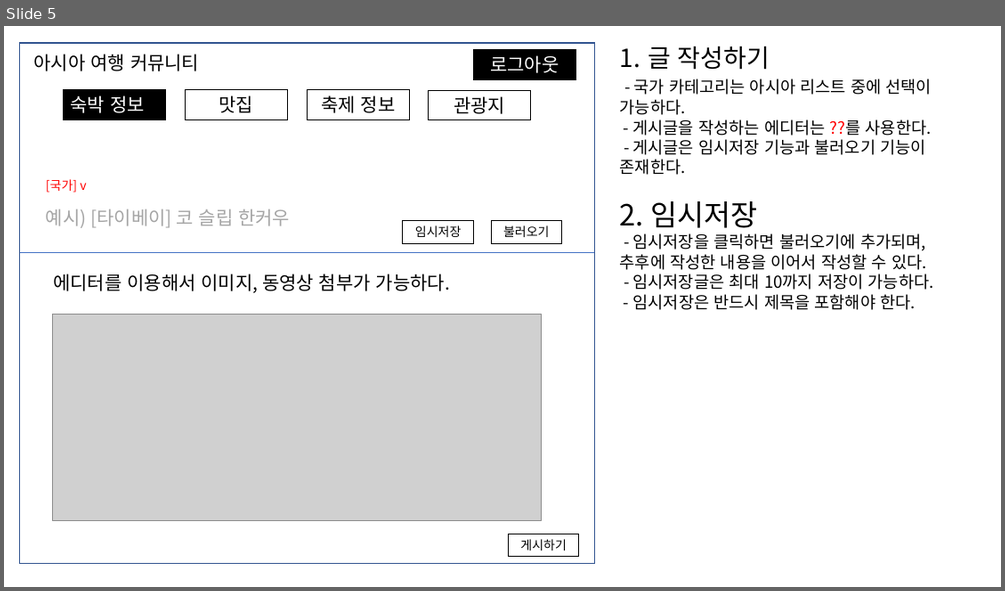
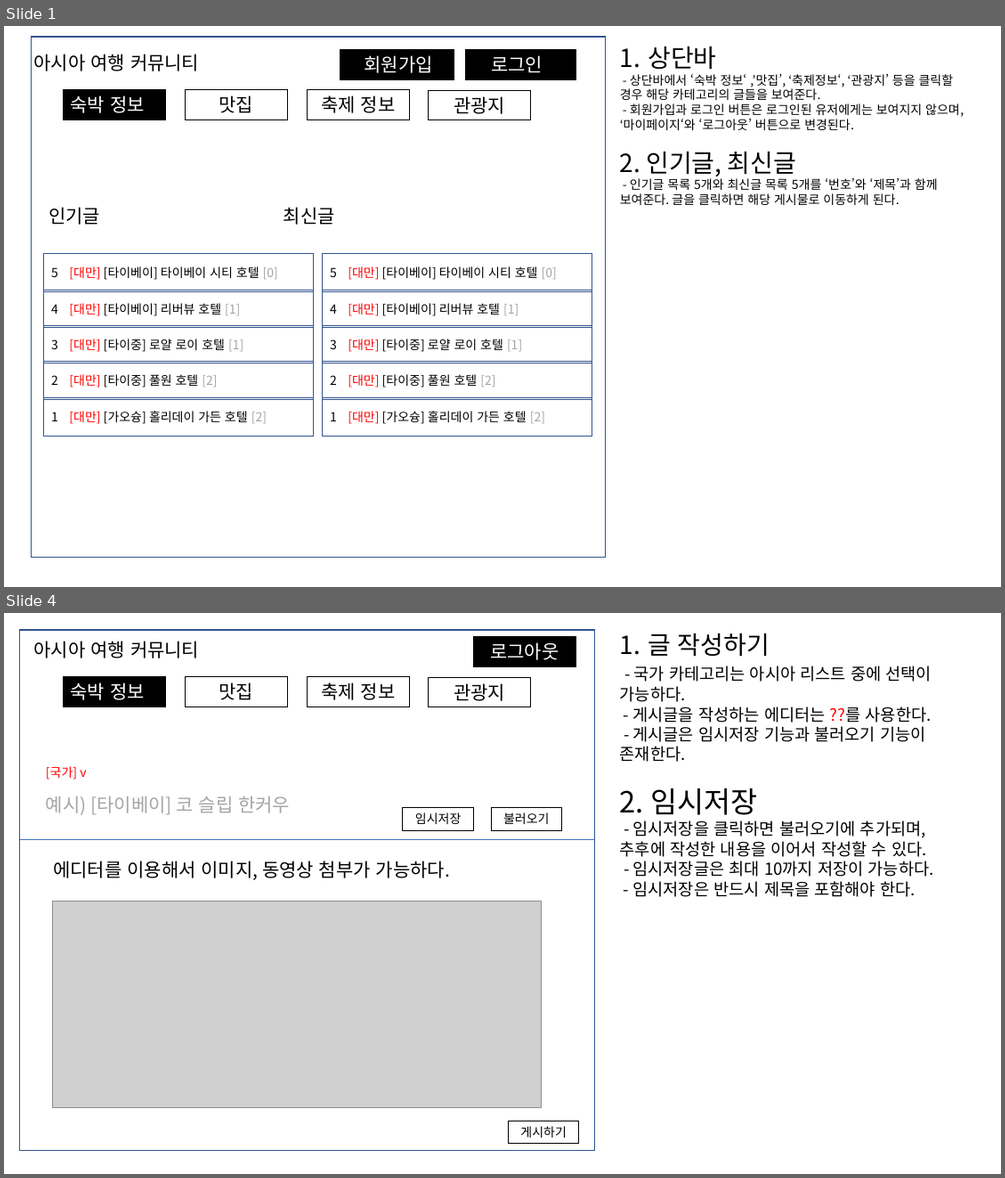
Before and after one commit to pjok1122/travel-community, a slide deck: 화면 기획서.pptx. Shown one above the other, each under a label of ours: slide 5 before the commit, slides 1 and 4 after it; the slides between them are not shown. The pictures are 1005x591 and 1005x1178 pixels, drawn with LibreOffice and Linux fonts; fonts in the diff are those of the drawing; grey boxes stand for pictures. Boxes give left, top, right and bottom in pixels: in the first picture for what was removed or moved away, otherwise in the second. Text is boxed around its words. In the diff, an @@ line names an element or a change of style, - is before the commit and + after.

```diff
--- a/화면 기획서.pptx
+++ b/화면 기획서.pptx
@@ slide 1 added at box(4, 26, 1001, 587), background #FFFFFF @@
@@ rectangle added at box(31, 37, 606, 557), fill #FFFFFF, outline #325491 1 pt @@
@@ rectangle added at box(340, 49, 454, 79), fill #000000, outline #000000 0.75 pt, 18 pt, text #FFFFFF @@
+마이페이지
@@ rectangle added at box(348, 49, 450, 79), fill #000000, outline #000000 0.75 pt, 18 pt, text #FFFFFF @@
+회원가입
@@ rectangle added at box(466, 49, 568, 79), fill #000000, outline #000000 0.75 pt, 18 pt, text #FFFFFF @@
+로그인
@@ rectangle added at box(474, 49, 576, 79), fill #000000, outline #000000 0.75 pt, 18 pt, text #FFFFFF @@
+로그아웃
@@ text added at box(620, 46, 963, 205), 12 pt, text #000000 @@
+1. 상단바
+- 상단바에서 ‘숙박 정보‘ ,’맛집’, ‘축제정보‘, ‘관광지’ 등을 클릭할 경우 해당 카테고리의 글들을 보여준다.
+- 회원가입과 로그인 버튼은 로그인된 유저에게는 보여지지 않으며, ‘마이페이지‘와 ‘로그아웃’ 버튼으로 변경된다.
+2. 인기글, 최신글
+- 인기글 목록 5개와 최신글 목록 5개를 ‘번호’와 ‘제목’과 함께 보여준다. 글을 클릭하면 해당 게시물로 이동하게 된다.
@@ text added at box(34, 54, 199, 71), 18 pt, text #000000 @@
+아시아 여행 커뮤니티
@@ rectangle added at box(63, 90, 165, 120), fill #000000, outline #000000 0.75 pt, 18 pt, text #FFFFFF @@
+숙박 정보
@@ rectangle added at box(185, 90, 287, 120), outline #000000 0.75 pt, 18 pt, text #000000 @@
+맛집
@@ rectangle added at box(307, 90, 409, 120), outline #000000 0.75 pt, 18 pt, text #000000 @@
+축제 정보
@@ rectangle added at box(429, 90, 531, 120), outline #000000 0.75 pt, 18 pt, text #000000 @@
+관광지
@@ text added at box(48, 207, 335, 224), 18 pt, text #000000 @@
+인기글 최신글
@@ rectangle added at box(44, 253, 314, 291), outline #325491 1 pt, 12 pt, text #000000 @@
+5 [대만] [타이베이] 타이베이 시티 호텔 [0]
@@ rectangle added at box(323, 253, 592, 291), outline #325491 1 pt, 12 pt, text #000000 @@
+5 [대만] [타이베이] 타이베이 시티 호텔 [0]
@@ rectangle added at box(44, 290, 314, 328), outline #325491 1 pt, 12 pt, text #000000 @@
+4 [대만] [타이베이] 리버뷰 호텔 [1]
@@ rectangle added at box(323, 290, 592, 328), outline #325491 1 pt, 12 pt, text #000000 @@
+4 [대만] [타이베이] 리버뷰 호텔 [1]
@@ rectangle added at box(44, 325, 314, 363), outline #325491 1 pt, 12 pt, text #000000 @@
+3 [대만] [타이중] 로얄 로이 호텔 [1]
@@ rectangle added at box(323, 325, 592, 363), outline #325491 1 pt, 12 pt, text #000000 @@
+3 [대만] [타이중] 로얄 로이 호텔 [1]
@@ rectangle added at box(44, 362, 314, 400), outline #325491 1 pt, 12 pt, text #000000 @@
+2 [대만] [타이중] 풀원 호텔 [2]
@@ rectangle added at box(323, 362, 592, 400), outline #325491 1 pt, 12 pt, text #000000 @@
+2 [대만] [타이중] 풀원 호텔 [2]
@@ rectangle added at box(44, 398, 314, 435), outline #325491 1 pt, 12 pt, text #000000 @@
+1 [대만] [가오슝] 홀리데이 가든 호텔 [2]
@@ rectangle added at box(323, 398, 592, 435), outline #325491 1 pt, 12 pt, text #000000 @@
+1 [대만] [가오슝] 홀리데이 가든 호텔 [2]
@@ what was slide 5 is now slide 4 @@
```
Also in this commit, not shown: 4 slides changed, 3 other slides added, 10 other files.
